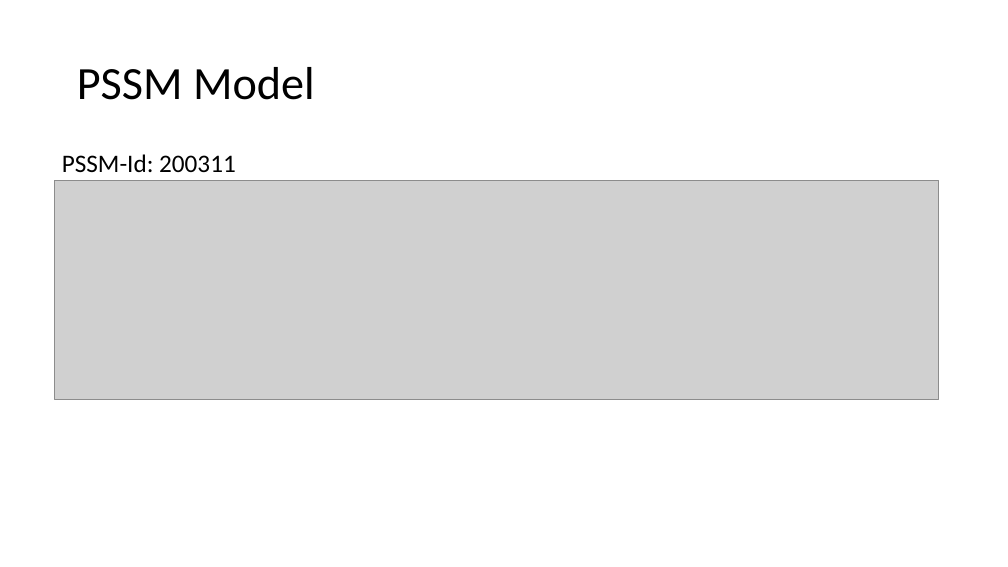
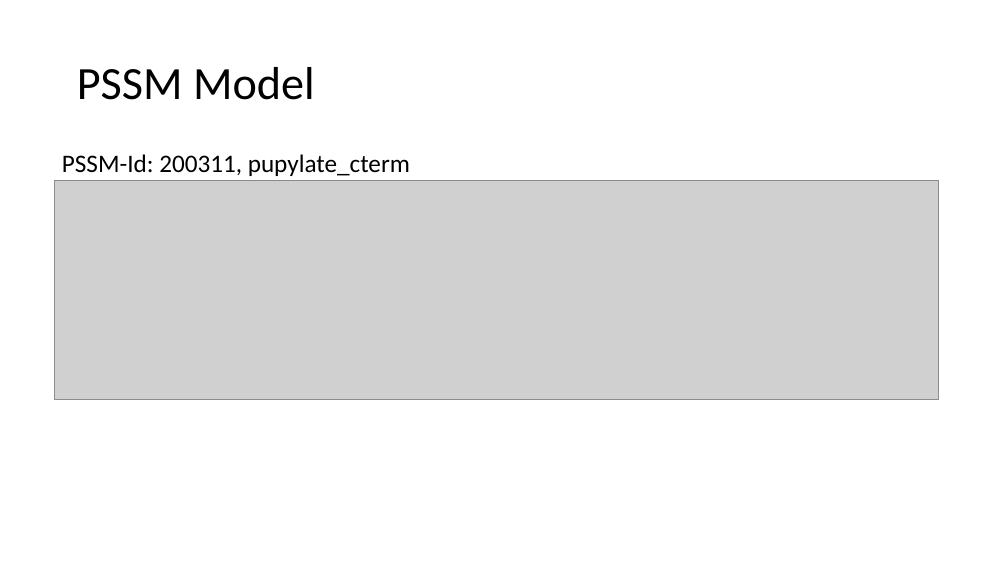
Before and after one commit to NCBI-Codeathons/Taxonomy-specific-RPS-BLAST-part-I, a slide deck: slide 4 of Presentation/Taxonomy-specific RPS-BLAST.pptx. Drawn at 1008x567 pixels with LibreOffice and Linux fonts; fonts in the diff are those of the drawing; grey boxes stand for pictures. Boxes give left, top, right and bottom in pixels: in the first picture for what was removed or moved away, otherwise in the second. Text is boxed around its words. In the diff, an @@ line names an element or a change of style, - is before the commit and + after.

Commit message:
add the name for pssm-id: 200311 in case someone is curious

```diff
--- a/Presentation/Taxonomy-specific RPS-BLAST.pptx
+++ b/Presentation/Taxonomy-specific RPS-BLAST.pptx
@@ text at bbox=[62, 154, 410, 176]: text changed @@
-PSSM-Id: 200311
+PSSM-Id: 200311, pupylate_cterm
```
